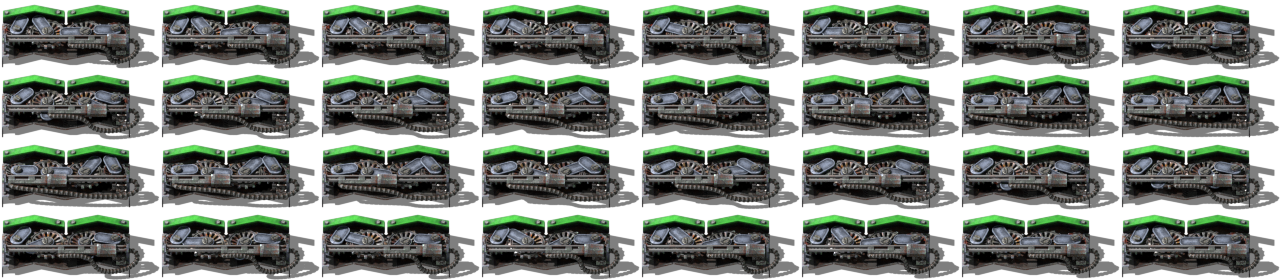
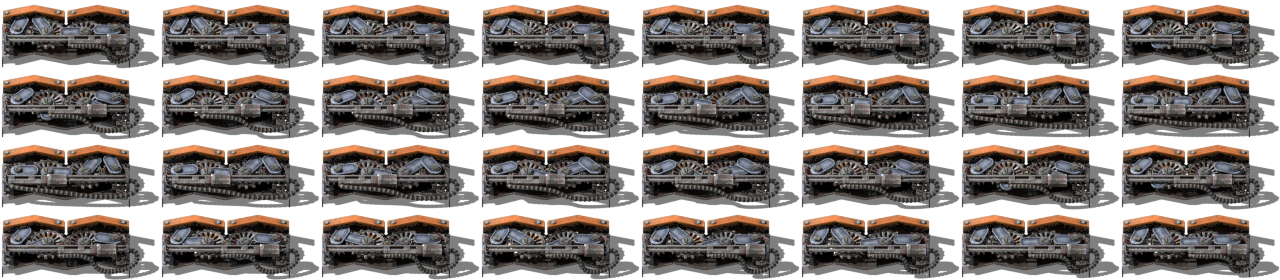
The second 1280×280 image is a revision of the first. Changes to its layers:
added layer "tier 5" above "tier 4" over bbox(1, 4, 1260, 275)
hid "tier 4" over bbox(1, 4, 1260, 275)
